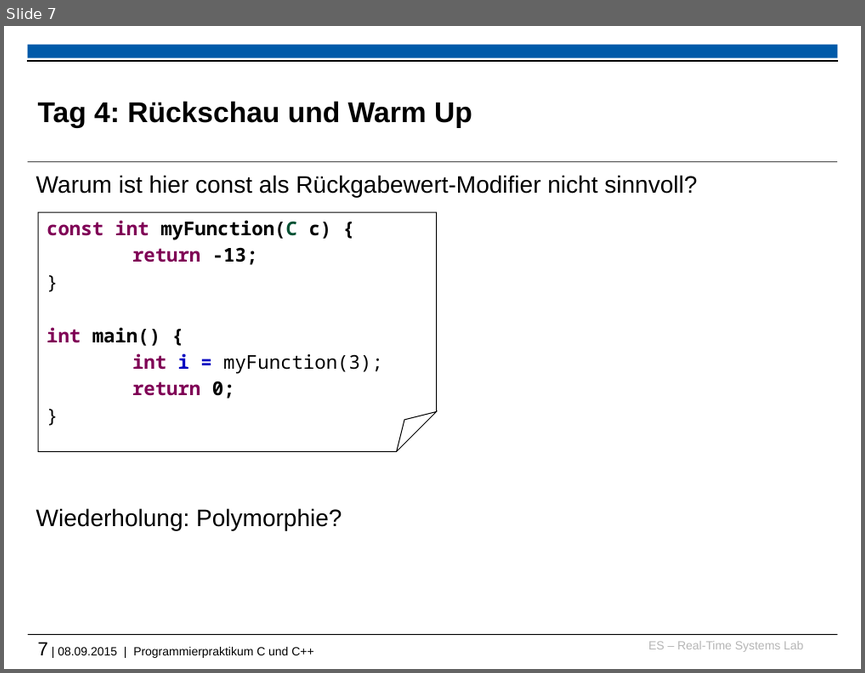
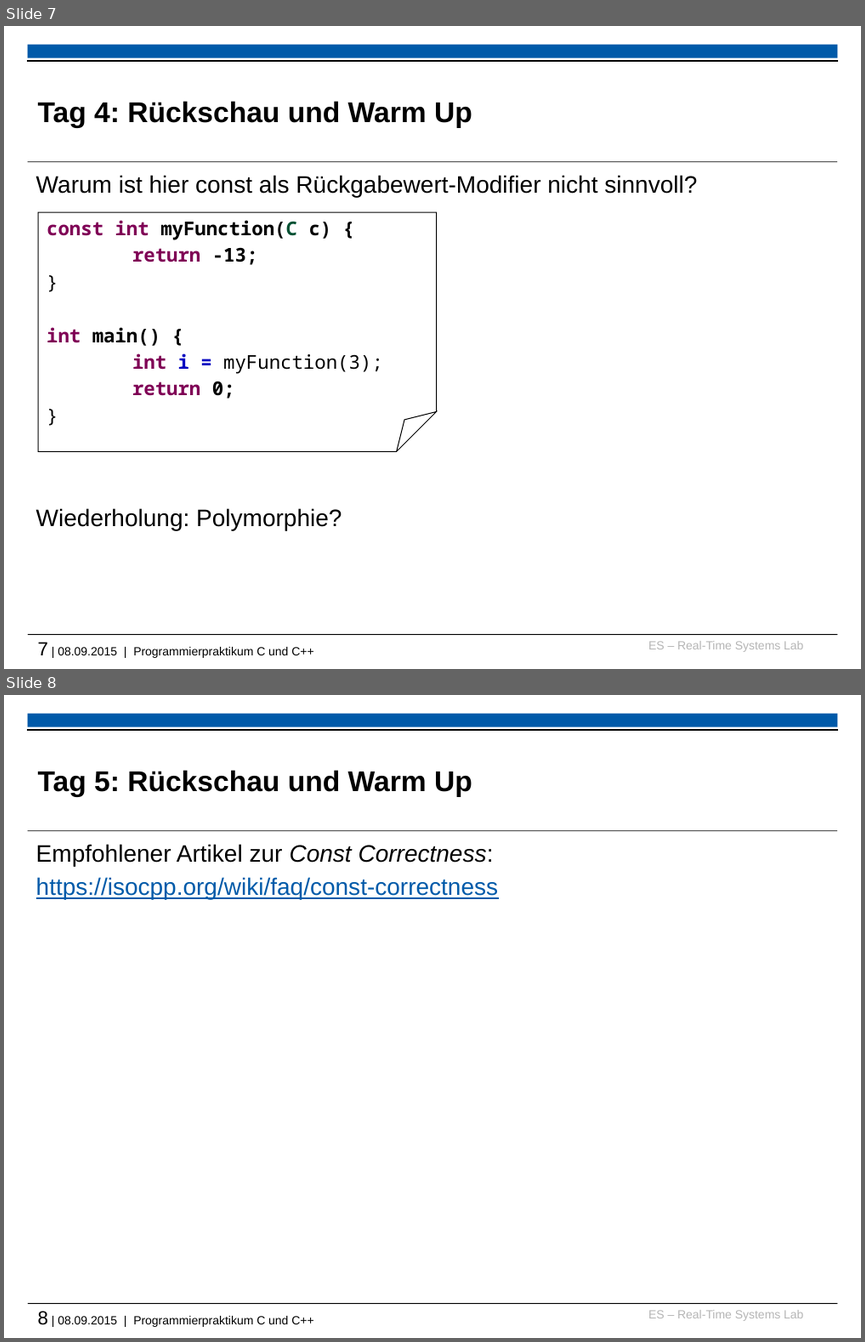
Before and after one commit to h82k/tud-cppp, a slide deck: 2015/recap_and_warmup_slides.pptx. Shown one above the other, each under a label of ours: slide 7 before the commit, slides 7 and 8 after it. The pictures are 865x673 and 865x1342 pixels, drawn with LibreOffice and Linux fonts; fonts in the diff are those of the drawing; background and template pictures are left out. Boxes give left, top, right and bottom in pixels: in the first picture for what was removed or moved away, otherwise in the second. Text is boxed around its words. In the diff, an @@ line names an element or a change of style, - is before the commit and + after.

```diff
--- a/2015/recap_and_warmup_slides.pptx
+++ b/2015/recap_and_warmup_slides.pptx
@@ slide 8 added at box(4, 695, 861, 1338), background #FFFFFF; not listed: 6 template elements that a slide beside it also shows @@
@@ title added at box(38, 770, 472, 797), 24 pt, text #000000, bold @@
+Tag 5: Rückschau und Warm Up
@@ text added at box(36, 844, 498, 900), 20 pt, text #005AA9, underline @@
+Empfohlener Artikel zur Const Correctness:
+https://isocpp.org/wiki/faq/const-correctness
```
Also in this commit, not shown: 1 other file.
